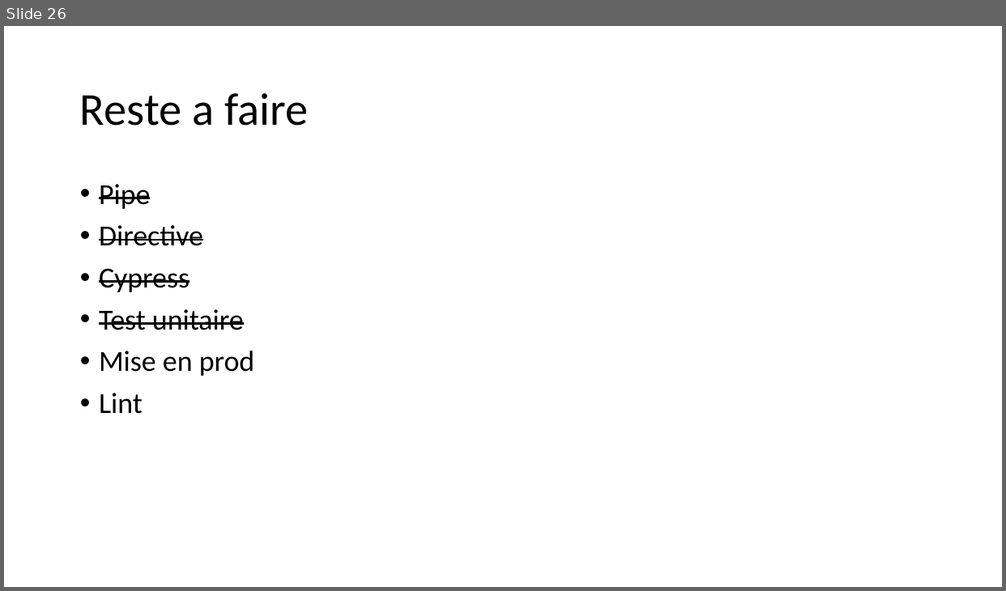
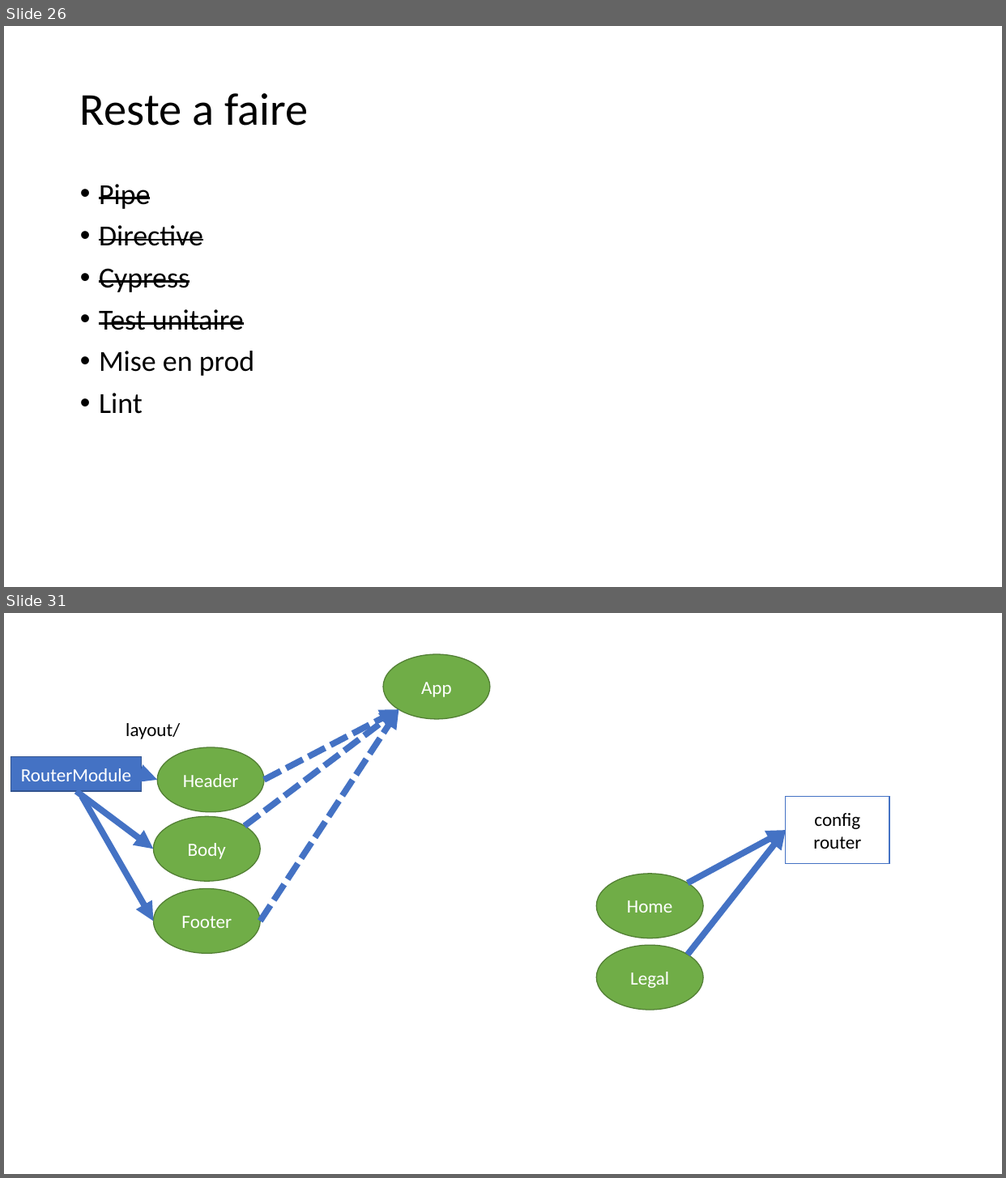
Before and after one commit to jlg-formation/agu-dec-2022, a slide deck: notes.pptx. Shown one above the other, each under a label of ours: slide 26 before the commit, slides 26 and 31 after it; the slides between them are not shown. The pictures are 1006x591 and 1006x1178 pixels, drawn with LibreOffice and Linux fonts; fonts in the diff are those of the drawing. Boxes give left, top, right and bottom in pixels: in the first picture for what was removed or moved away, otherwise in the second. Text is boxed around its words. In the diff, an @@ line names an element or a change of style, - is before the commit and + after.

```diff
--- a/notes.pptx
+++ b/notes.pptx
@@ slide 31 added at <box>4,613,1002,1174</box>, background #FFFFFF @@
@@ ellipse added at <box>384,654,491,718</box>, fill #70AD47, outline #538035 1 pt, 18 pt, text #FFFFFF @@
+App
@@ arrow added from (245, 826) to (398, 709), #4472C4 6 pt dashed @@
@@ arrow added from (260, 922) to (398, 709), #4472C4 6 pt dashed @@
@@ arrow added from (264, 780) to (398, 709), #4472C4 6 pt dashed @@
@@ text added at <box>126,723,180,739</box>, 18 pt, text #000000 @@
+layout/
@@ rectangle added at <box>10,756,141,791</box>, fill #4472C4, outline #325491 1 pt, 18 pt, text #FFFFFF @@
+RouterModule
@@ ellipse added at <box>157,747,265,812</box>, fill #70AD47, outline #538035 1 pt, 18 pt, text #FFFFFF @@
+Header
@@ arrow added from (142, 774) to (157, 780), #4472C4 6 pt @@
@@ arrow added from (77, 791) to (154, 849), #4472C4 6 pt @@
@@ arrow added from (82, 796) to (154, 922), #4472C4 6 pt @@
@@ rectangle added at <box>786,796,889,864</box>, fill #FFFFFF, outline #4472C4 1 pt, 18 pt, text #000000 @@
+config router
@@ ellipse added at <box>154,816,261,881</box>, fill #70AD47, outline #538035 1 pt, 18 pt, text #FFFFFF @@
+Body
@@ arrow added from (688, 884) to (786, 830), #4472C4 6 pt @@
@@ arrow added from (688, 955) to (786, 830), #4472C4 6 pt @@
@@ ellipse added at <box>596,874,703,938</box>, fill #70AD47, outline #538035 1 pt, 18 pt, text #FFFFFF @@
+Home
@@ ellipse added at <box>154,888,261,953</box>, fill #70AD47, outline #538035 1 pt, 18 pt, text #FFFFFF @@
+Footer
@@ ellipse added at <box>596,945,703,1010</box>, fill #70AD47, outline #538035 1 pt, 18 pt, text #FFFFFF @@
+Legal
```
Also in this commit, not shown: 8 other slides added, 1 other file.
